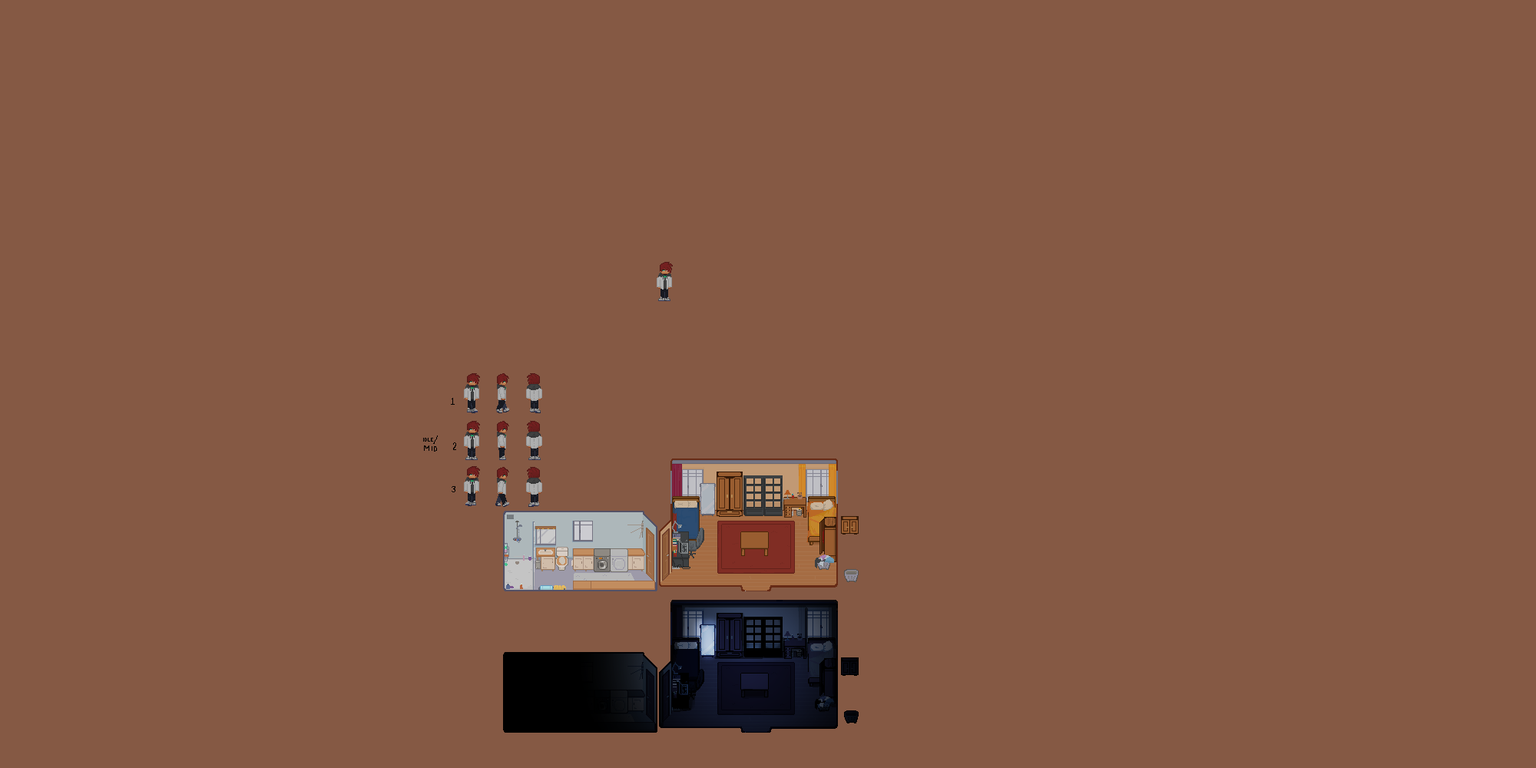
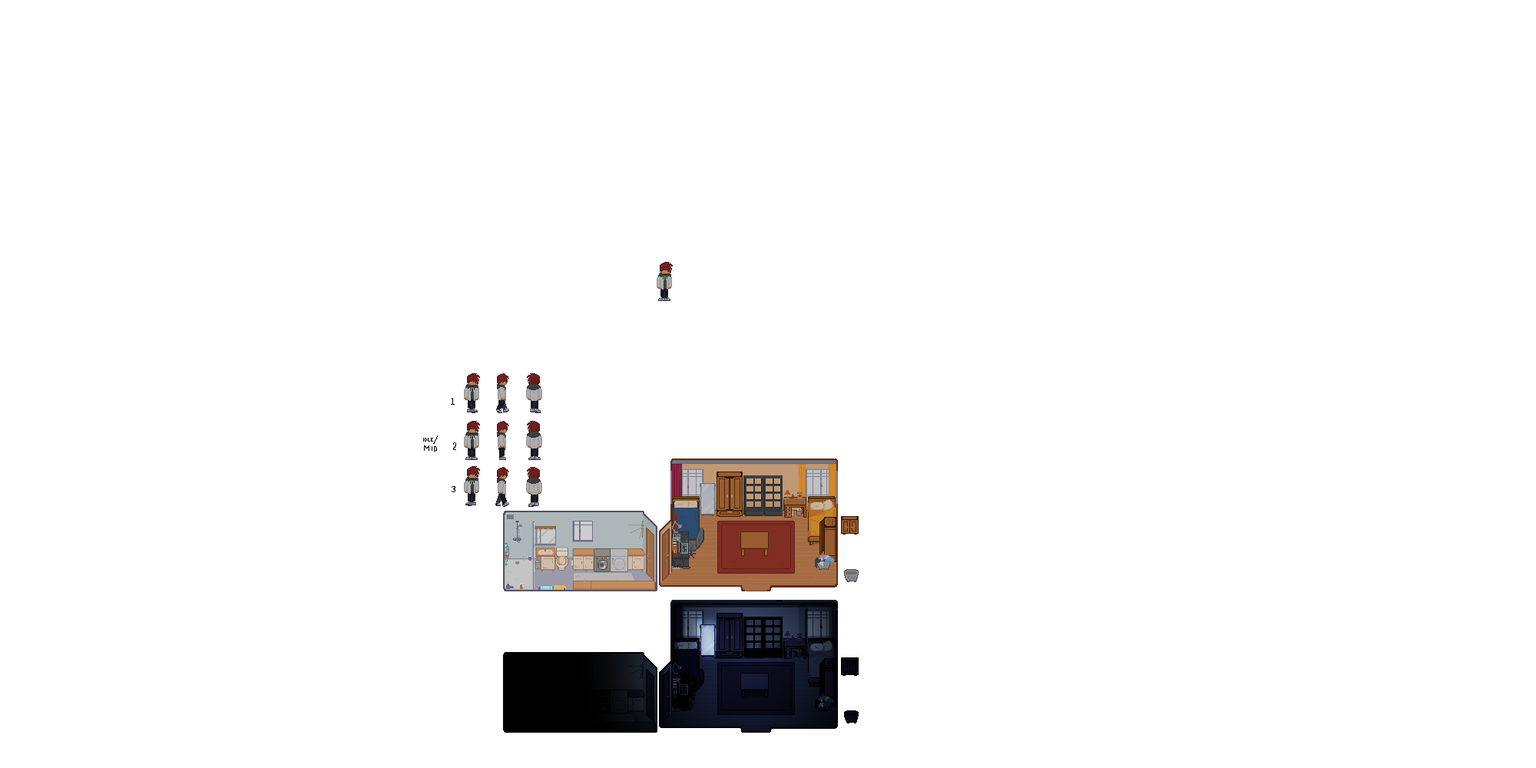
Revision of a layered 1536×768 image; what changed, layer by layer:
hid "Layer 2" over [0, 0, 1536, 768]
